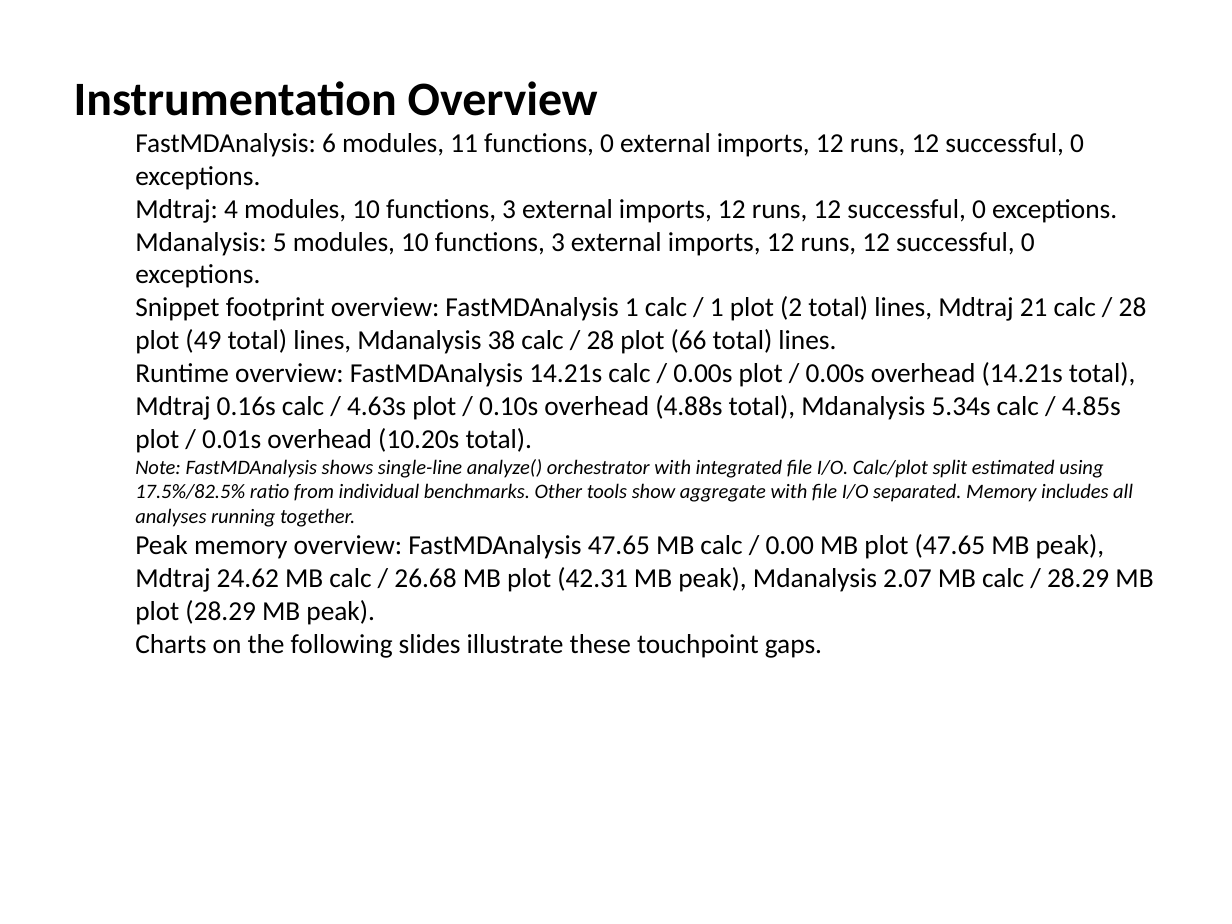
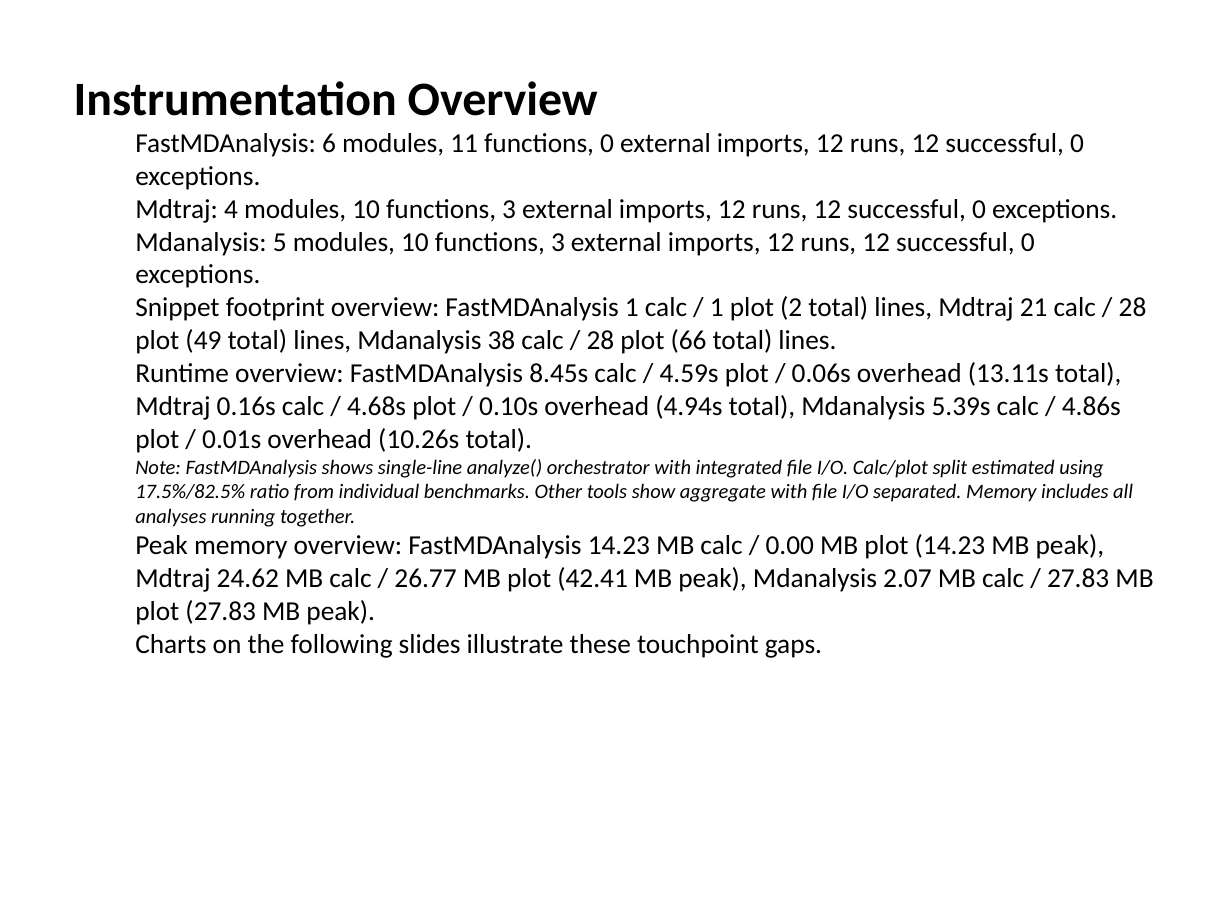
Before and after one commit to Paradoxicaly/FastMDAnalysis, a slide deck: slide 13 of slides/FastMDAnalysis_benchmarks_ubiquitin99_500.pptx. Drawn at 1232x924 pixels with LibreOffice and Linux fonts; fonts in the diff are those of the drawing. Boxes give left, top, right and bottom in pixels: in the first picture for what was removed or moved away, otherwise in the second. Text is boxed around its words. In the diff, an @@ line names an element or a change of style, - is before the commit and + after.

```diff
--- a/slides/FastMDAnalysis_benchmarks_ubiquitin99_500.pptx
+++ b/slides/FastMDAnalysis_benchmarks_ubiquitin99_500.pptx
@@ text at <box>135,362,1122,453</box>: text changed @@
-  Runtime overview: FastMDAnalysis 14.21s calc / 0.00s plot / 0.00s overhead (14.21s total), Mdtraj 0.16s calc / 4.63s plot / 0.10s overhead (4.88s total), Mdanalysis 5.34s calc / 4.85s plot / 0.01s overhead (10.20s total).
+  Runtime overview: FastMDAnalysis 8.45s calc / 4.59s plot / 0.06s overhead (13.11s total), Mdtraj 0.16s calc / 4.68s plot / 0.10s overhead (4.94s total), Mdanalysis 5.39s calc / 4.86s plot / 0.01s overhead (10.26s total).
@@ text at <box>135,534,1153,625</box>: text changed @@
-  Peak memory overview: FastMDAnalysis 47.65 MB calc / 0.00 MB plot (47.65 MB peak), Mdtraj 24.62 MB calc / 26.68 MB plot (42.31 MB peak), Mdanalysis 2.07 MB calc / 28.29 MB plot (28.29 MB peak).
+  Peak memory overview: FastMDAnalysis 14.23 MB calc / 0.00 MB plot (14.23 MB peak), Mdtraj 24.62 MB calc / 26.77 MB plot (42.41 MB peak), Mdanalysis 2.07 MB calc / 27.83 MB plot (27.83 MB peak).
```
Also in this commit, not shown: 1 other slide changed, 2 other files.
